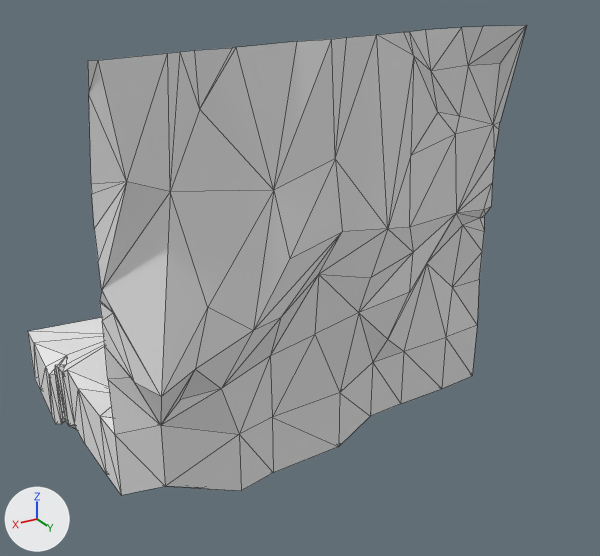
An edit to the glTF model Rogue-Robots/Assets/Models/ModularBlocks/WallFloor1.gltf, drawn before and after from the same camera.
Before and after are seen from a 50 mm camera at (4.63, 8.56, 6.07) aimed at (-0.3, 0.34, 1.96). The lights are fixed; the arrows at lower left show +X, +Y and +Z. Mesh edges are drawn as thin lines. Vertices at the same position are counted once.

The first picture shows 'WallFloor1'.
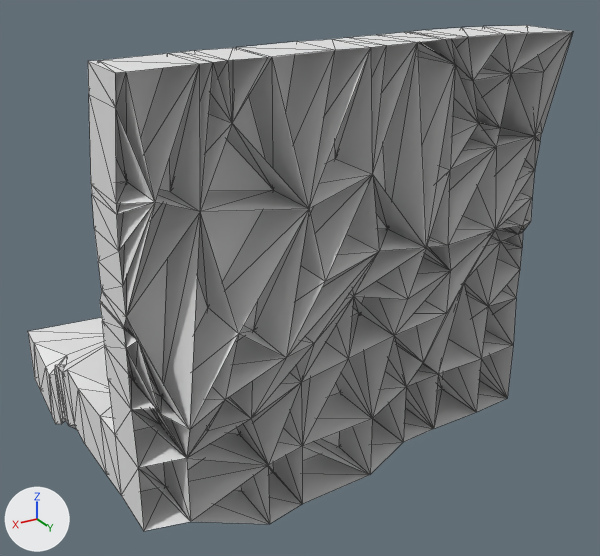
Changed parts and their boxes [x1, y1, x2, y2] in the pictures (600 x 556 px):
'WallFloor1', reshaped (9% wider, 8% taller)
    before: [28, 25, 527, 495]
    after: [28, 25, 573, 531]
part 1 of me_scene_066, added
    after: [88, 25, 573, 531]

Edits to the bpy script that builds the scene:
```text
Change me_scene_066:
    used by ob_wallfloor1; location = (0.0, 0.0, 0.0)
    remove me_scene_066.from_pydata(...)  # 180 vertices, 403 faces; spans x -2.5..2.5, y -2.5..1.84, z -0.47..5.0
    add me_scene_066.from_pydata(...)  # 278 vertices, 885 faces; spans x -2.5..2.5, y -2.5..2.51, z -0.47..5.0
    me_scene_066 part 1
    80 new vertices lie (0.0, 0.67, 0.0) away from vertices in x -2.5..2.5, y 1.17..1.84, z 0.04..5.0
    18 new vertices lie (0.0, 0.68, 0.0) away from vertices in x -2.5..2.5, y 1.21..1.73, z 0.36..5.0
    482 new faces join them
```
